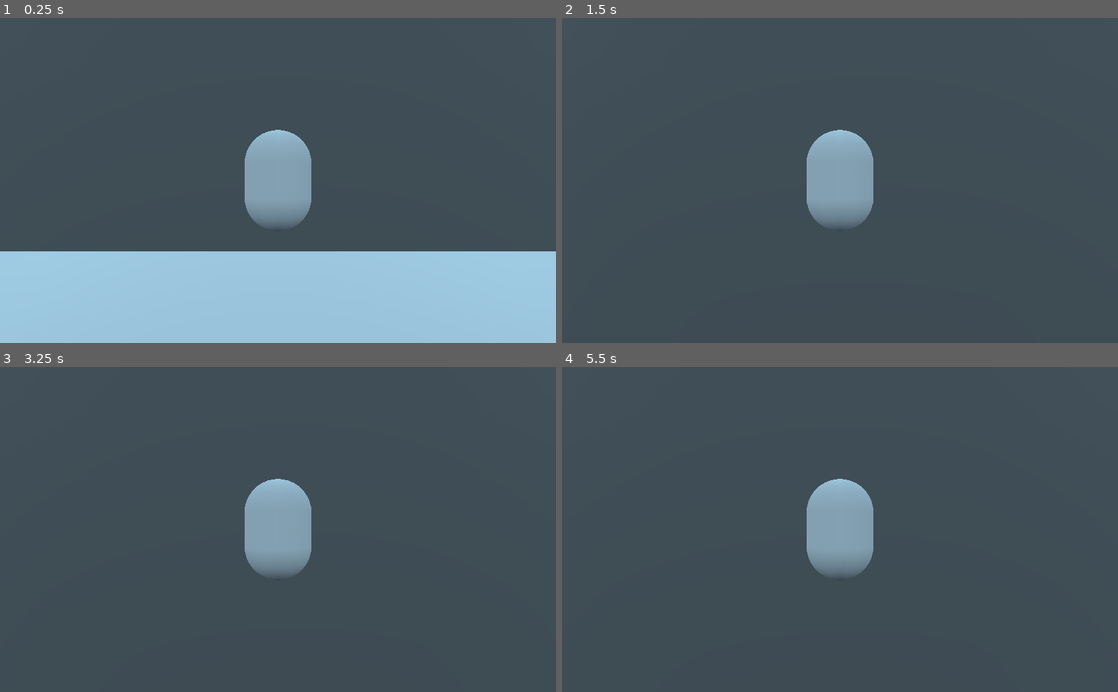
Above: before the commit, frames 1-4 (two rows, left to right).
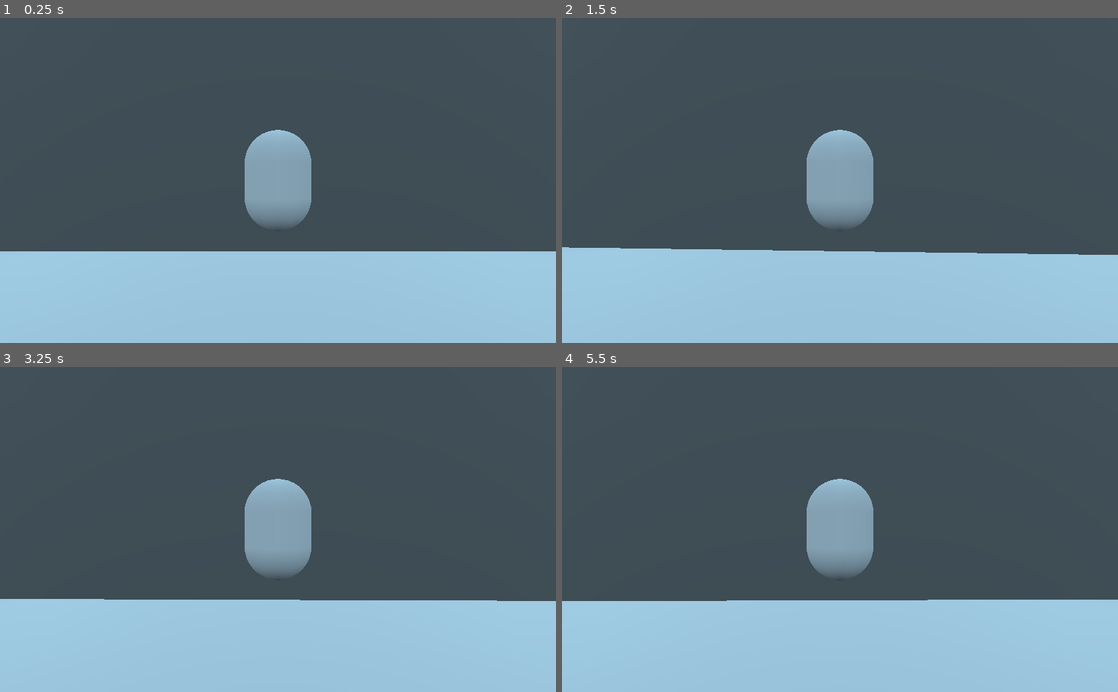
Above: after the commit, the same moments.

Repository: savenger/up-the-roots
Game: Godot game, scene res://src/levels/test_level.tscn
Same seed, same stepped clock (60 frames per second), same inputs: the game is played once before the commit and once after it.
Inputs (mouse positions are in pixels of both pictures, inside the frame that each line leads up to):
- Up to frame 1 (0.25 s): no input
- Up to frame 2 (1.5 s): tap Enter at 0.5 s; move the mouse to (867, 180) at 0.52 s; hold Space (jump) 0.53-1.28 s; hold W (forward) from 0.53 s (still down); move the mouse to (812, 180) at 1.27 s; tap Shift (run) at 1.35 s
- Up to frame 3 (3.25 s): keep holding W (forward); tap Space (jump) at 1.52, 1.55, 1.82, 3.02, 3.05 s; move the mouse to (289, 523) at 2.02 s; hold Space (jump) 2.03-2.78 s; tap Q at 2.1 s; move the mouse to (272, 536) at 2.77 s; tap E at 2.85 s
- Up to frame 4 (5.5 s): keep holding W (forward); tap Space (jump) at 3.32, 4.35, 4.52, 4.82, 5.3 s; move the mouse to (878, 532) at 3.52 s; hold Space (jump) 3.53-4.28 s; tap Alt at 3.6 s; tap G (debug) at 4.15 s; move the mouse to (795, 526) at 4.27 s; move the mouse to (845, 529) at 5.02 s; hold Shift (run) from 5.03 s (still down)

The runs differ from the first frame. In frame 2, 28% of the frame differs, in the area x 0-100%, y 70-100%; in frame 3, 28%, in the area x 0-100%, y 71-100%; in frame 4, 28%.

Commit message:
root movement

Diff:
--- a/project.godot
+++ b/project.godot
@@ -60,11 +60,6 @@
 "events": [ Object(InputEventKey,"resource_local_to_scene":false,"resource_name":"","device":0,"alt":false,"shift":false,"control":false,"meta":false,"command":false,"pressed":false,"scancode":0,"physical_scancode":68,"unicode":0,"echo":false,"script":null)
  ]
 }
-jump={
-"deadzone": 0.5,
-"events": [ Object(InputEventKey,"resource_local_to_scene":false,"resource_name":"","device":0,"alt":false,"shift":false,"control":false,"meta":false,"command":false,"pressed":false,"scancode":32,"physical_scancode":0,"unicode":0,"echo":false,"script":null)
- ]
-}
 debug={
 "deadzone": 0.5,
 "events": [ Object(InputEventKey,"resource_local_to_scene":false,"resource_name":"","device":0,"alt":false,"shift":false,"control":false,"meta":false,"command":false,"pressed":false,"scancode":0,"physical_scancode":71,"unicode":0,"echo":false,"script":null)
@@ -73,6 +68,11 @@
 run={
 "deadzone": 0.5,
 "events": [ Object(InputEventKey,"resource_local_to_scene":false,"resource_name":"","device":0,"alt":false,"shift":false,"control":false,"meta":false,"command":false,"pressed":false,"scancode":16777237,"physical_scancode":0,"unicode":0,"echo":false,"script":null)
+ ]
+}
+jump={
+"deadzone": 0.5,
+"events": [ Object(InputEventKey,"resource_local_to_scene":false,"resource_name":"","device":0,"alt":false,"shift":false,"control":false,"meta":false,"command":false,"pressed":false,"scancode":32,"physical_scancode":0,"unicode":0,"echo":false,"script":null)
  ]
 }
 
--- a/src/player/player.gd
+++ b/src/player/player.gd
@@ -1,15 +1,18 @@
 extends KinematicBody
 
-export var default_speed := 75.0
+export var default_speed := 60.0
 export var run_speed := 500.0
-export var acc := 10.0
+export var root_speed := 10.0
+export var acc := 5.0
 export var jump_strength := 300.0
-export var jump_acc := 8.0
-export var gravity := 700.0
+export var root_travel_speed := 30.0
+export var jump_acc := 4.0
+export var gravity := 650.0
 export var max_jump_time := 0.3
 
 var is_jumping = false
 var jump_timer = 0
+var root_area_count = 0
 
 signal debug_output
 
@@ -19,31 +22,50 @@
 onready var _camera_joint: SpringArm = $CameraJoint
 
 func _physics_process(delta):
+	if Input.is_action_just_pressed("debug"):
+		emit_signal("debug_output")
 	var move_direction := Vector3.ZERO
 	move_direction.x = Input.get_action_strength("right") - Input.get_action_strength("left")
 	move_direction.z = Input.get_action_strength("back") - Input.get_action_strength("forward")
 	move_direction = move_direction.rotated(Vector3.UP, _camera_joint.rotation.y).normalized()
 	var speed = default_speed
+	var root_travel = root_area_count > 0 and not is_on_floor()
+	if root_travel:
+		speed = root_speed
 	if Input.is_action_pressed("run"):
 		speed = run_speed
 	_velocity = lerp(_velocity, move_direction * speed, delta * acc) # smooth movement
-	_velocity.y -= gravity * delta
-	if Input.is_action_just_pressed("debug"):
-		emit_signal("debug_output")
-	if jump_timer > 0:
-		jump_timer -= delta
-	var just_landed := is_on_floor() and _snap_vector == Vector3.ZERO
-	var jump_now := is_on_floor() and Input.is_action_just_pressed("jump")
-	if jump_now:
-		is_jumping = true
-		jump_timer = max_jump_time
-		_snap_vector = Vector3.ZERO
-	is_jumping = is_jumping and Input.is_action_pressed("jump") and jump_timer > 0
-	if is_jumping:
-		_velocity.y += jump_strength * jump_acc * delta
-	elif just_landed:
-		_snap_vector = Vector3.DOWN
+	if root_travel:
+		if Input.is_action_pressed("jump"):
+			_velocity.y += root_travel_speed * acc * delta
+	else:
+		_velocity.y -= gravity * delta
+		if jump_timer > 0:
+			jump_timer -= delta
+		var just_landed := is_on_floor() and _snap_vector == Vector3.ZERO
+		var jump_now := is_on_floor() and Input.is_action_just_pressed("jump")
+		if jump_now:
+			is_jumping = true
+			jump_timer = max_jump_time
+			_snap_vector = Vector3.ZERO
+		is_jumping = is_jumping and Input.is_action_pressed("jump") and jump_timer > 0
+		if is_jumping:
+			_velocity.y += jump_strength * jump_acc * delta
+		elif just_landed:
+			_snap_vector = Vector3.DOWN
 	_velocity = move_and_slide_with_snap(_velocity, _snap_vector, Vector3.UP, true)
 
 func _process(delta):
 	_camera_joint.translation = translation
+
+func _on_Sphere_area_entered(area: Area):
+	var object := area.get_parent()
+	if object.is_in_group("roots"):
+		root_area_count += 1
+		print(root_area_count)
+
+func _on_Sphere_area_exited(area: Area):
+	var object := area.get_parent()
+	if object.is_in_group("roots"):
+		root_area_count -= 1
+		print(root_area_count)
--- a/src/player/player.tscn
+++ b/src/player/player.tscn
@@ -26,3 +26,14 @@
 
 [node name="Camera" type="Camera" parent="CameraJoint"]
 far = 7443.2
+
+[node name="Sphere" type="Area" parent="."]
+collision_layer = 2
+collision_mask = 2
+
+[node name="CollisionShape" type="CollisionShape" parent="Sphere"]
+transform = Transform( 1.5, 0, 0, 0, -6.55671e-08, -1.5, 0, 1.5, -6.55671e-08, 0, 0, 0 )
+shape = SubResource( 1 )
+
+[connection signal="area_entered" from="Sphere" to="." method="_on_Sphere_area_entered"]
+[connection signal="area_exited" from="Sphere" to="." method="_on_Sphere_area_exited"]
--- a/src/player/test_level.tscn
+++ b/src/player/test_level.tscn
@@ -6,6 +6,12 @@
 
 [sub_resource type="CubeMesh" id=2]
 size = Vector3( 30, 1, 30 )
+
+[sub_resource type="CylinderShape" id=3]
+
+[sub_resource type="CylinderMesh" id=4]
+
+[sub_resource type="CylinderShape" id=5]
 
 [node name="TestLevel" type="Spatial"]
 
@@ -21,3 +27,41 @@
 
 [node name="MeshInstance" type="MeshInstance" parent="Floor"]
 mesh = SubResource( 2 )
+
+[node name="TestTree" type="StaticBody" parent="." groups=["roots"]]
+transform = Transform( 5.75287, 0, 0, 0, 26.4847, 0, 0, 0, 5.75287, 42.2206, 24.5576, 25.7939 )
+
+[node name="CollisionShape" type="CollisionShape" parent="TestTree"]
+shape = SubResource( 3 )
+
+[node name="MeshInstance" type="MeshInstance" parent="TestTree"]
+mesh = SubResource( 4 )
+skeleton = NodePath("../CollisionShape")
+
+[node name="TreeArea" type="Area" parent="TestTree"]
+collision_layer = 2
+collision_mask = 2
+monitoring = false
+
+[node name="CollisionShape" type="CollisionShape" parent="TestTree/TreeArea"]
+transform = Transform( 1.2, 0, 0, 0, 1, 0, 0, 0, 1.2, 0, 0, 0 )
+shape = SubResource( 5 )
+
+[node name="TestTree2" type="StaticBody" parent="." groups=["roots"]]
+transform = Transform( 5.75287, 0, 0, 0, 26.4847, 0, 0, 0, 5.75287, 35.3055, 24.4781, 18.7706 )
+
+[node name="CollisionShape" type="CollisionShape" parent="TestTree2"]
+shape = SubResource( 3 )
+
+[node name="MeshInstance" type="MeshInstance" parent="TestTree2"]
+mesh = SubResource( 4 )
+skeleton = NodePath("../CollisionShape")
+
+[node name="TreeArea" type="Area" parent="TestTree2"]
+collision_layer = 2
+collision_mask = 2
+monitoring = false
+
+[node name="CollisionShape" type="CollisionShape" parent="TestTree2/TreeArea"]
+transform = Transform( 1.2, 0, 0, 0, 1, 0, 0, 0, 1.2, 0, 0, 0 )
+shape = SubResource( 5 )
Not shown: 1 places in src/player/test_level.tscn that only renumber resources
